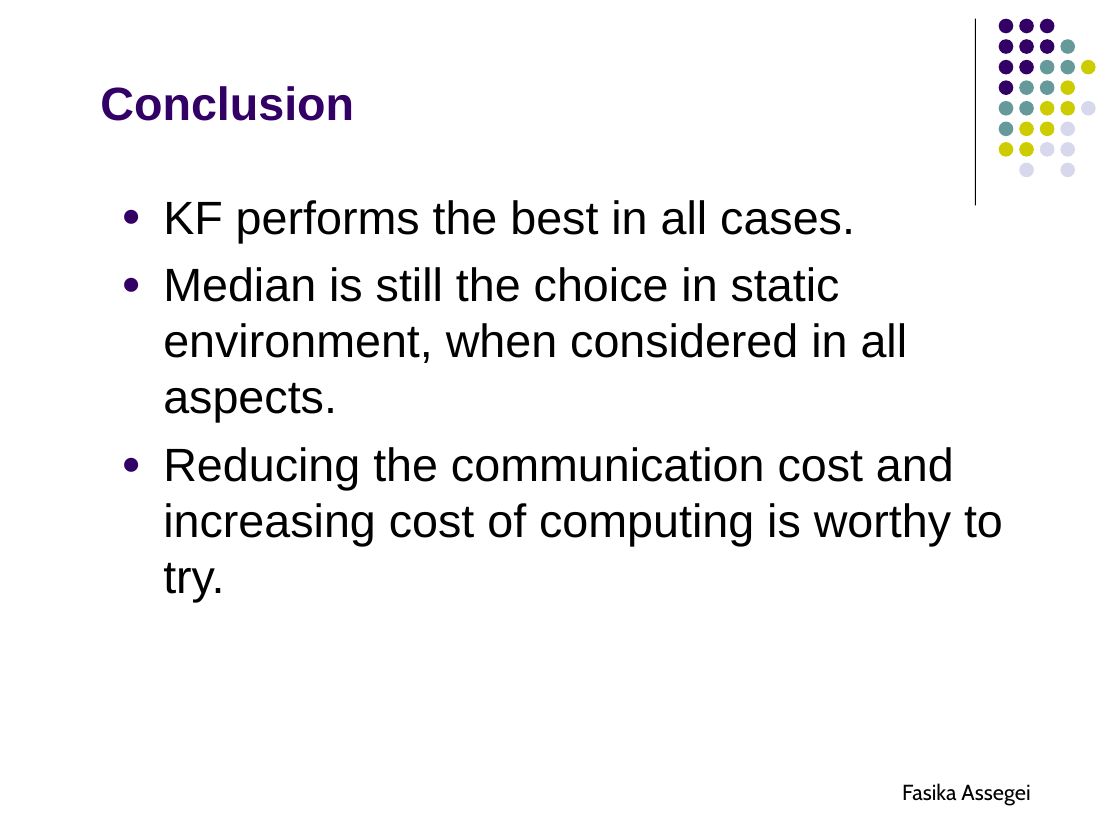
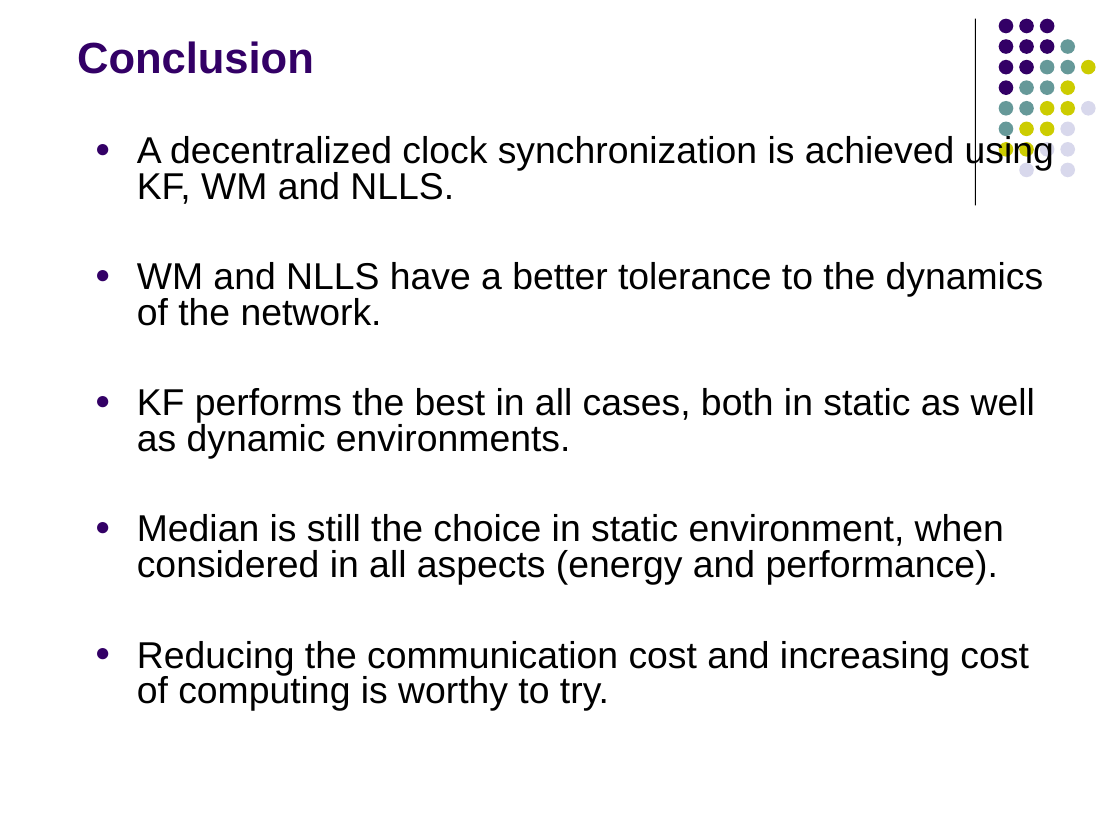
Before and after one commit to fasalex/symposium, a slide deck: slide 38 of Presentation.ppt (slide 34 before the commit). Drawn at 1120x840 pixels with LibreOffice and Linux fonts; fonts in the diff are those of the drawing. Boxes give left, top, right and bottom in pixels: in the first picture for what was removed or moved away, otherwise in the second. Text is boxed around its words. In the diff, an @@ line names an element or a change of style, - is before the commit and + after.

```diff
--- a/Presentation.ppt
+++ b/Presentation.ppt
@@ title "Conclusion": place and size @@
-title "Conclusion" at bbox=[100, 86, 354, 121]
+title "Conclusion" at bbox=[77, 41, 314, 74]
@@ title "Conclusion" at bbox=[77, 41, 314, 74]: size 30 to 28 pt @@
@@ text "A decentralized clock synchronization is ...": place and size @@
-text "A decentralized clock synchronization is ..." at bbox=[163, 200, 1003, 602]
+text "A decentralized clock synchronization is ..." at bbox=[137, 134, 1054, 711]
@@ text at bbox=[137, 134, 1054, 585]: text changed; size 30 to 24 pt @@
-● KF performs the best in all cases.
-● Median is still the choice in static environment, when considered in all aspects.
+● A decentralized clock synchronization is achieved using KF, WM and NLLS.
+● WM and NLLS have a better tolerance to the dynamics of the network.
+● KF performs the best in all cases, both in static as well as dynamic environments.
+● Median is still the choice in static environment, when considered in all aspects (energy and performance).
@@ text at bbox=[137, 641, 1028, 711]: size 30 to 24 pt in "Reducing the communication cost and increasing cost ..."; line spacing 1 to 0.8; less space between paragraphs @@
@@ text removed at bbox=[902, 783, 1030, 805] @@
-Fasika Assegei
```
Also in this commit, not shown: 28 other slides changed, 13 slides added, 7 slides removed.
